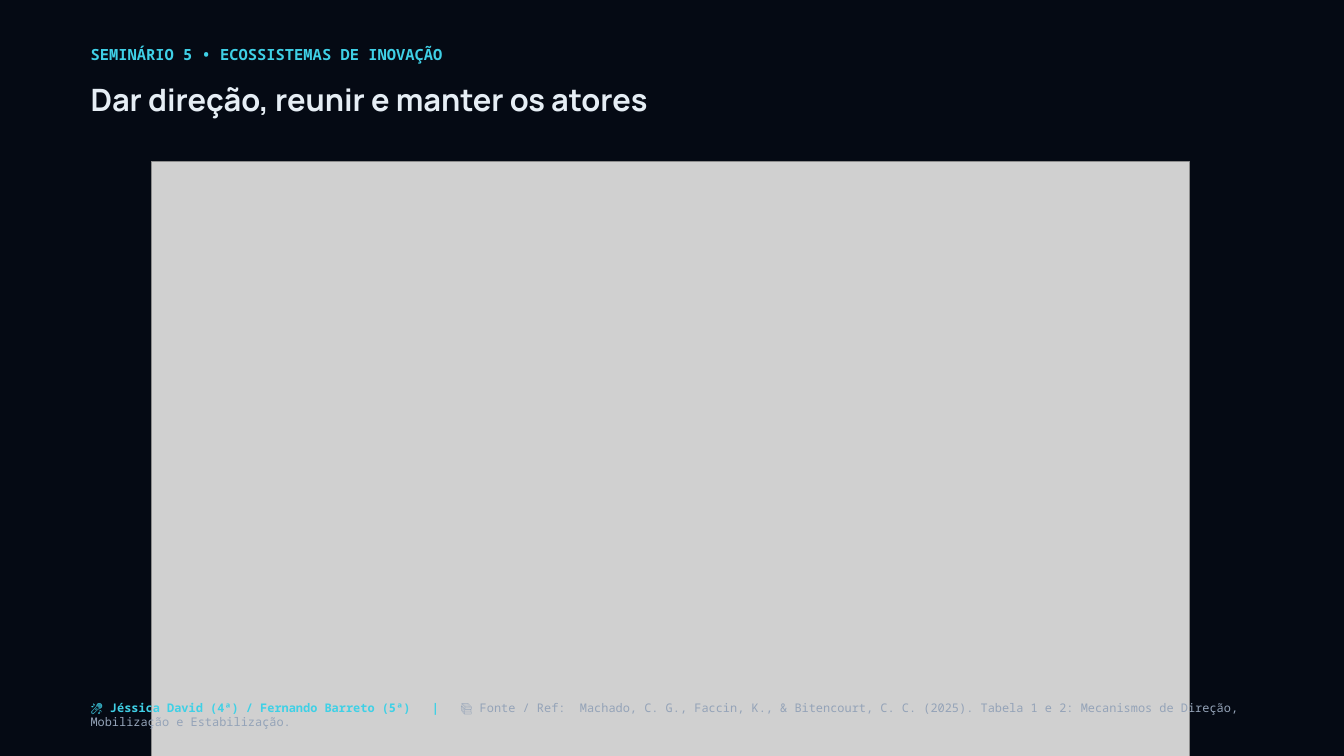
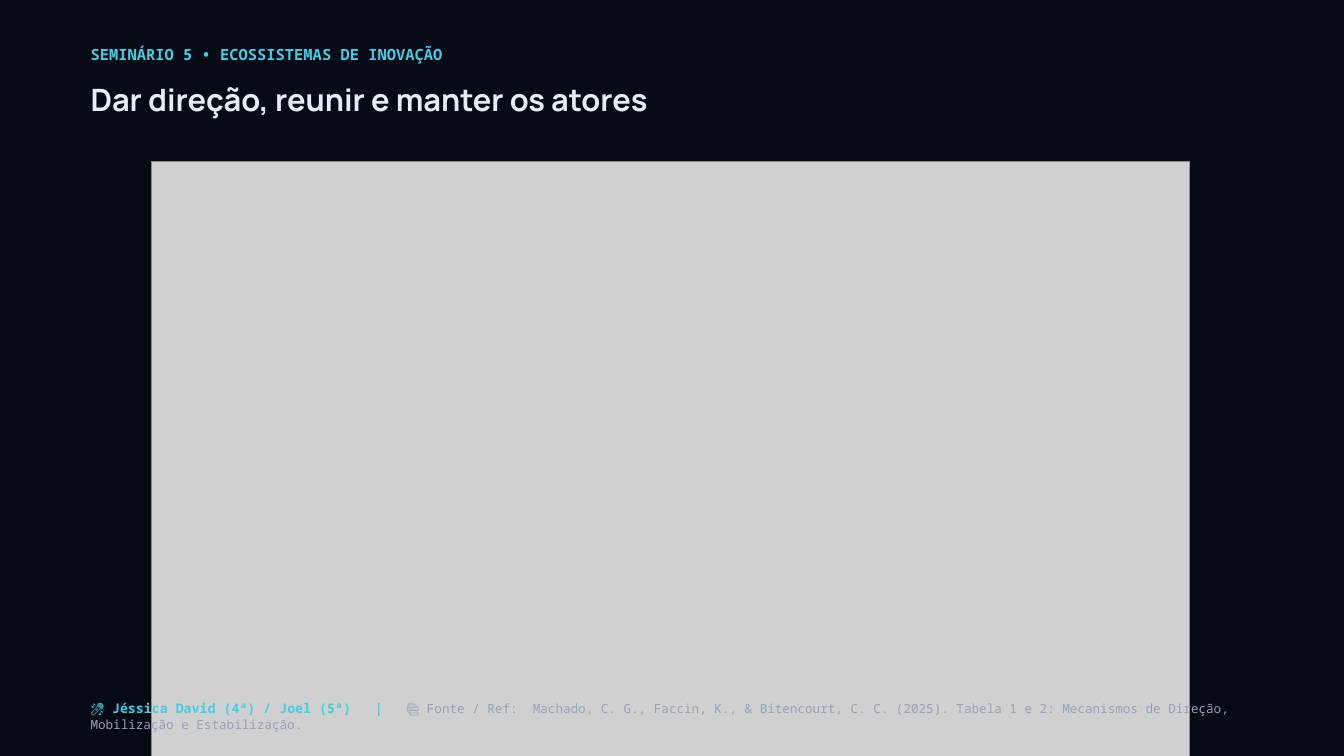
Before and after one commit to josuejofre/seminario-ecossistema-inovacao-pit, a slide deck: slide 15 of Seminario_5_Ecossistemas_Inovacao_Master.pptx. Drawn at 1344x756 pixels with LibreOffice and Linux fonts; fonts in the diff are those of the drawing; grey boxes stand for pictures. Boxes give left, top, right and bottom in pixels: in the first picture for what was removed or moved away, otherwise in the second. Text is boxed around its words. In the diff, an @@ line names an element or a change of style, - is before the commit and + after.

Commit message:
feat: scale up body fonts presentation-wide and set Joel as Thursday presenter for Bloco 3

```diff
--- a/Seminario_5_Ecossistemas_Inovacao_Master.pptx
+++ b/Seminario_5_Ecossistemas_Inovacao_Master.pptx
@@ text at (112, 701, 1229, 718): text changed; size 8.5 to 9 pt @@
-🎤 Jéssica David (4ª) / Fernando Barreto (5ª) | 📚 Fonte / Ref: Machado, C. G., Faccin, K., & Bitencourt, C. C. (2025). Tabela 1 e 2: Mecanismos de Direção, Mobilização e Estabilização.
+🎤 Jéssica David (4ª) / Joel (5ª) | 📚 Fonte / Ref: Machado, C. G., Faccin, K., & Bitencourt, C. C. (2025). Tabela 1 e 2: Mecanismos de Direção, Mobilização e Estabilização.
```
Also in this commit, not shown: 42 other slides changed, 4 other files.
